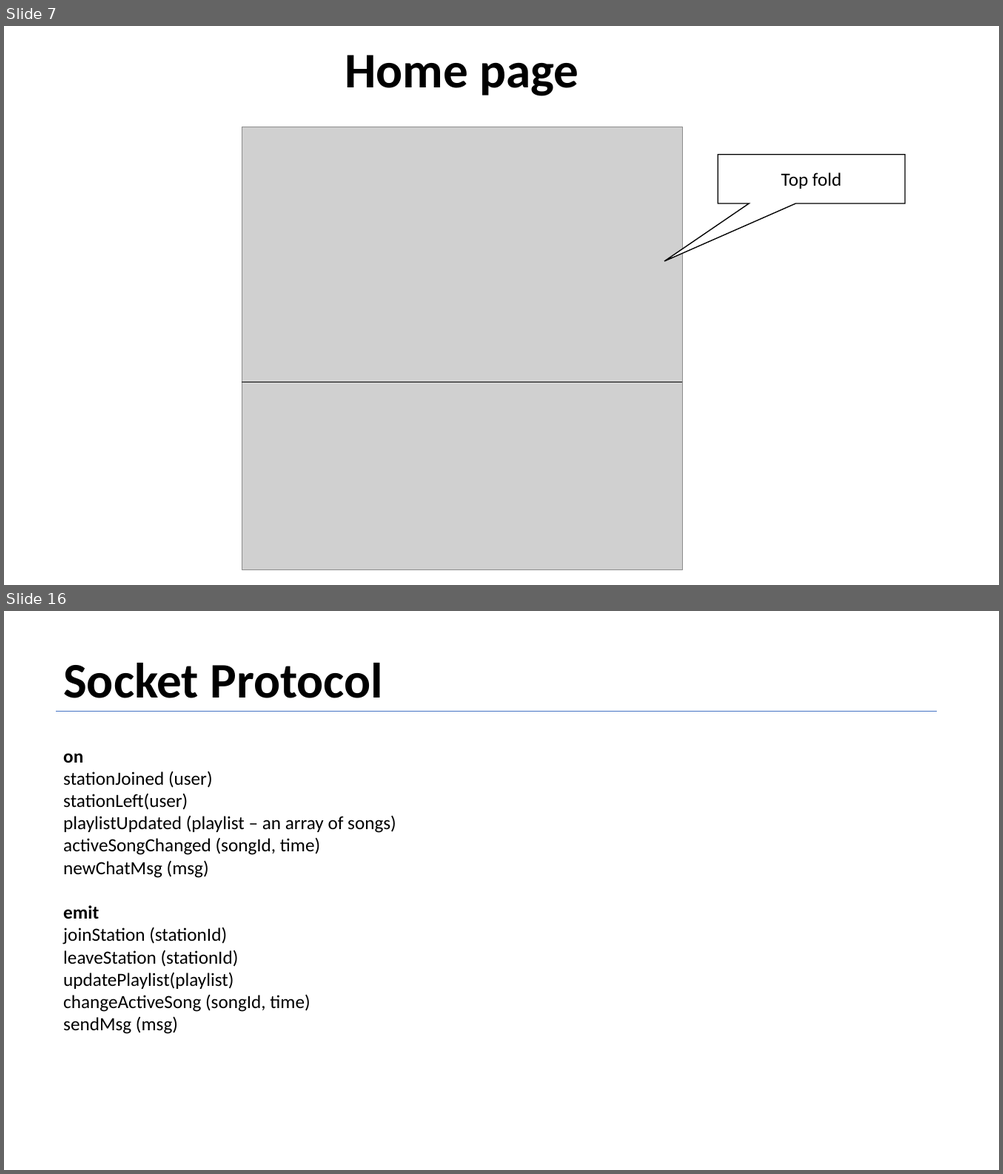
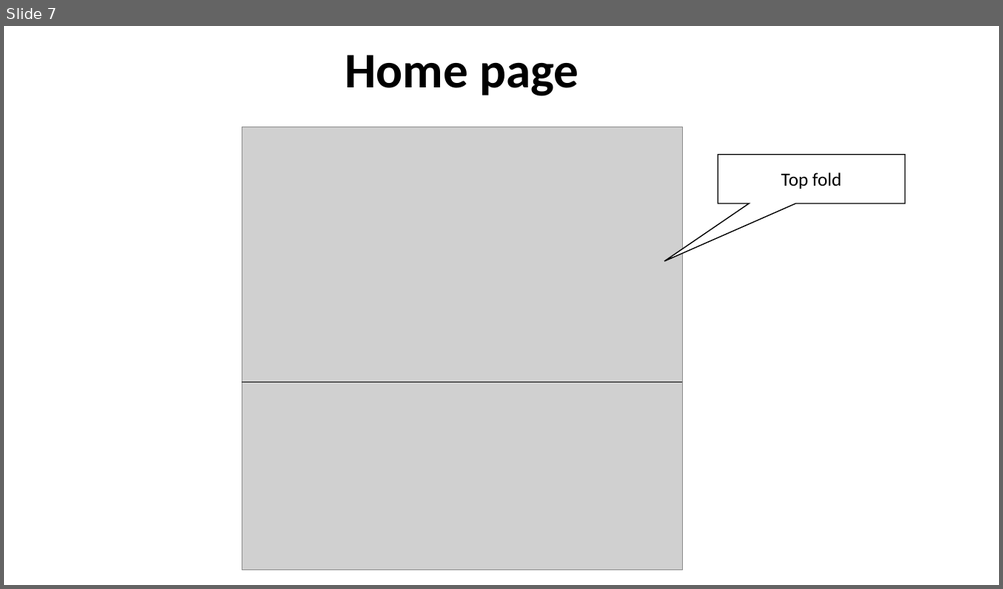
Before and after one commit to EmanuelBenHamo/Fiver-Final-Sprint, a slide deck: Product Definition Document Sample - Vybing - v1.5.pptx. Shown one above the other, each under a label of ours: slides 7 and 16 before the commit, slide 7 after it; the slides between them are not shown. The pictures are 1003x1174 and 1003x589 pixels, drawn with LibreOffice and Linux fonts; fonts in the diff are those of the drawing; grey boxes stand for pictures. Boxes give left, top, right and bottom in pixels: in the first picture for what was removed or moved away, otherwise in the second. Text is boxed around its words. In the diff, an @@ line names an element or a change of style, - is before the commit and + after.

```diff
--- a/Product Definition Document Sample - Vybing - v1.5.pptx
+++ b/Product Definition Document Sample - Vybing - v1.5.pptx
@@ slide 16 removed at box(4, 611, 999, 1170), background #FFFFFF @@
@@ text removed at box(63, 663, 383, 698) @@
-Socket Protocol
@@ line removed from (57, 711) to (936, 711) @@
@@ text removed at box(63, 753, 396, 1034) @@
-on
-stationJoined (user)
-stationLeft(user)
-playlistUpdated (playlist – an array of songs)
-activeSongChanged (songId, time)
-newChatMsg (msg)
-emit
-joinStation (stationId)
-leaveStation (stationId)
-updatePlaylist(playlist)
-changeActiveSong (songId, time)
-sendMsg (msg)
```
Also in this commit, not shown: 3 slides changed, 3 slides added, 12 other slides removed.
